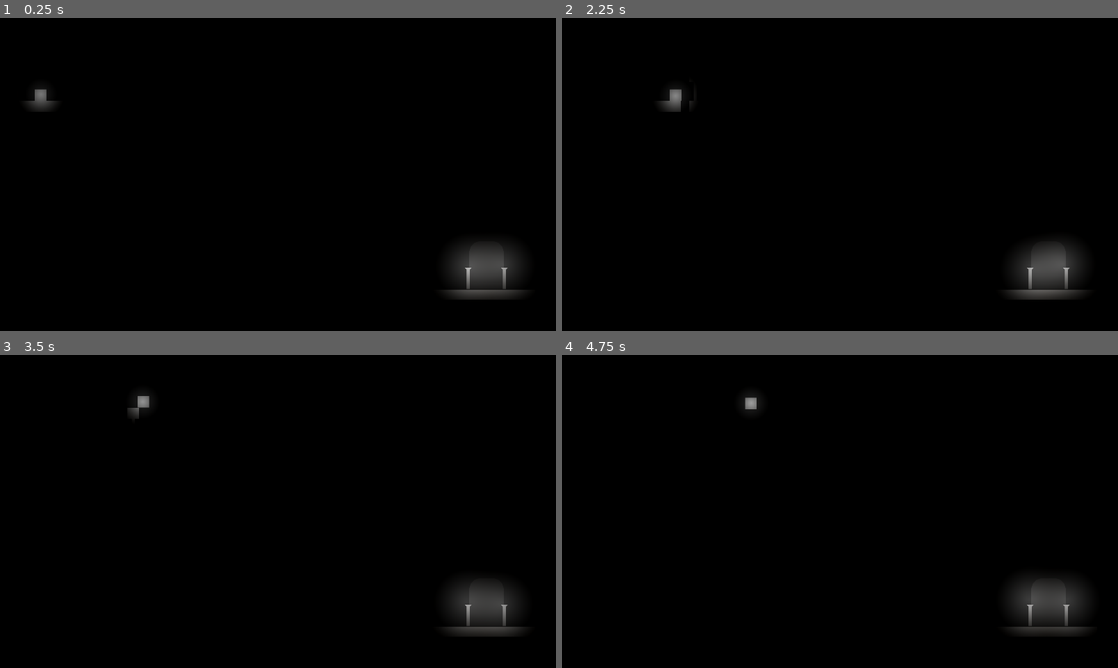
Above: before the commit, frames 1-4 (two rows, left to right).
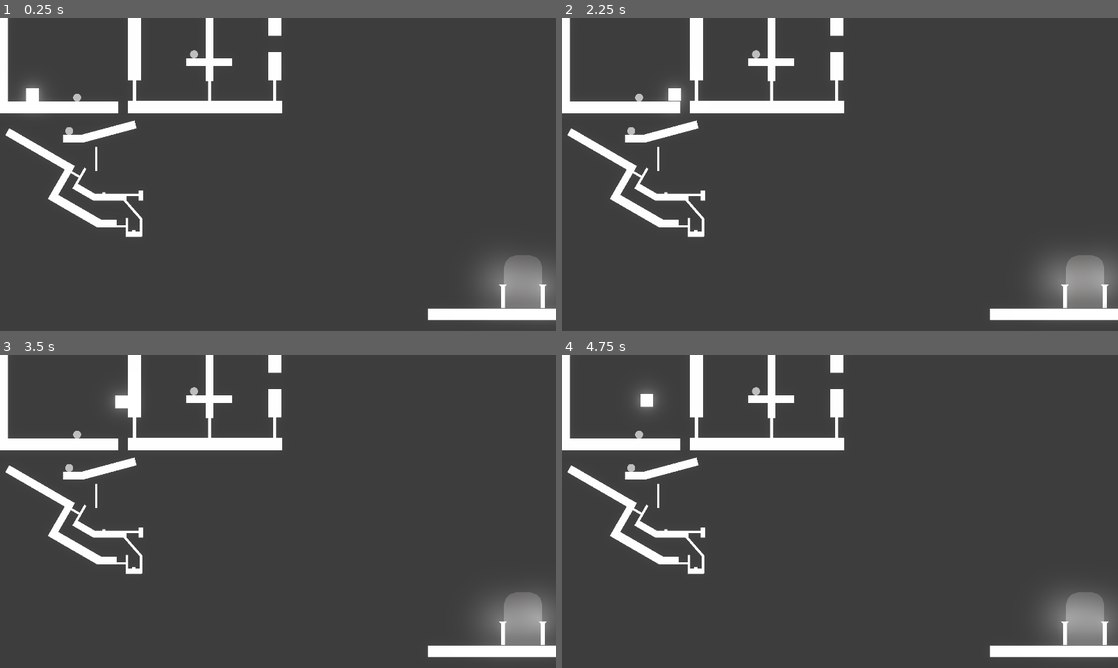
Above: after the commit, the same moments.

Repository: tiaoye123/shadow
Game: Godot game, scene res://scenes/关卡白盒.tscn
Two runs of this game, one before a commit and one after it. Both use one fixed random seed, a clock stepped at 60 frames per second and the inputs below. The project has no main scene, so this scene is started directly.
Inputs (mouse positions are in pixels of both pictures, inside the frame that each line leads up to):
- Up to frame 1 (0.25 s): no input
- Up to frame 2 (2.25 s): tap Enter at 0.5 s; move the mouse to (962, 158) at 0.52 s; hold D (right) 0.53-2.03 s; right-click (962, 158) at 0.6 s; tap W (jump) at 0.77, 1.52 s; move the mouse to (728, 190) at 1.27 s; right-click (728, 190) at 1.35 s; tap Space at 2 s; move the mouse to (895, 105) at 2.02 s; hold A (left) from 2.03 s (still down); tap F (pick) at 2.1 s
- Up to frame 3 (3.5 s): right-click (333, 442) at 2.3 s; tap Enter at 2.75 s; move the mouse to (250, 574) at 2.77 s; release A (left) at 2.78 s; hold D (right) from 2.78 s (still down); click (250, 574) at 2.85 s; tap W (jump) at 3.02 s; right-click (250, 574) at 3.05 s
- Up to frame 4 (4.75 s): move the mouse to (1006, 558) at 3.52 s; right-click (1006, 558) at 3.6 s; tap W (jump) at 3.77, 4.52 s; move the mouse to (673, 464) at 4.27 s; release D (right) at 4.28 s; hold A (left) from 4.28 s (still down); right-click (673, 464) at 4.35 s

The runs differ from the first frame. In frame 1, 99% of the frame differs, in the area x 0-100%, y 0-100%; in frame 2, 99%; in frame 3, 99%; in frame 4, 99%.

Commit message:
接着完成了部分关卡

Diff:
--- a/scenes/stone.tscn
+++ b/scenes/stone.tscn
@@ -3,7 +3,7 @@
 [ext_resource type="Script" uid="uid://6v6dcsqw1cns" path="res://script/stone.gd" id="1_hmdus"]
 
 [sub_resource type="PhysicsMaterial" id="PhysicsMaterial_hmdus"]
-friction = 0.03
+friction = 0.01
 bounce = 0.2
 
 [sub_resource type="CircleShape2D" id="CircleShape2D_t2l8l"]
--- a/scenes/关卡白盒.tscn
+++ b/scenes/关卡白盒.tscn
@@ -4,8 +4,8 @@
 [ext_resource type="PackedScene" uid="uid://du1prpvc213ui" path="res://scenes/ground.tscn" id="2_dknf8"]
 [ext_resource type="PackedScene" uid="uid://ba7wmhgirsrr6" path="res://scenes/火光.tscn" id="3_epj6p"]
 [ext_resource type="PackedScene" uid="uid://ba3mhywajgb0d" path="res://scenes/stone.tscn" id="4_kovhf"]
-[ext_resource type="Script" uid="uid://cbd8bvckhjvph" path="res://script/旋转门.gd" id="5_q4q4l"]
-[ext_resource type="Script" uid="uid://b2vu1lcnfm3kc" path="res://script/按钮.gd" id="6_1wdii"]
+[ext_resource type="PackedScene" uid="uid://dha4o41syfcyg" path="res://scenes/旋转门.tscn" id="5_2txsg"]
+[ext_resource type="PackedScene" uid="uid://opbnir8febq4" path="res://scenes/按钮.tscn" id="6_1wdii"]
 
 [sub_resource type="Environment" id="Environment_wvhbo"]
 background_mode = 3
@@ -13,24 +13,25 @@
 glow_hdr_threshold = 0.7
 glow_hdr_scale = 1.0
 
-[sub_resource type="RectangleShape2D" id="RectangleShape2D_ifow5"]
-size = Vector2(2, 14)
-
-[sub_resource type="RectangleShape2D" id="RectangleShape2D_wvhbo"]
-size = Vector2(2, 1.625)
-
 [node name="关卡白盒" type="Node" unique_id=1724823283]
 
 [node name="WorldEnvironment" type="WorldEnvironment" parent="." unique_id=2082601752]
 environment = SubResource("Environment_wvhbo")
 
+[node name="示例用light" parent="." unique_id=1698239647 node_paths=PackedStringArray("follow_one") instance=ExtResource("3_epj6p")]
+visible = false
+position = Vector2(96.72554, 58.47982)
+texture_scale = 0.55
+follow_one = NodePath("../可交互物品/石头/stone")
+
 [node name="背景" type="Polygon2D" parent="." unique_id=1196559667]
-position = Vector2(-4, 2)
+position = Vector2(26.542984, 18.27208)
 color = Color(0.24477637, 0.2447764, 0.24477637, 1)
 polygon = PackedVector2Array(-33, -16, 446, -13, 423, 262, -64, 258, -196.73035, -5.0677643)
 uv = PackedVector2Array(-33, -16, 446, -13, 423, 262, -64, 258, -196.73035, -5.0677643)
 
 [node name="黑暗滤镜" type="CanvasModulate" parent="." unique_id=301520359]
+visible = false
 color = Color(0.0056611504, 0.0056611514, 0.00566115, 1)
 
 [node name="平台组" type="Node" parent="." unique_id=1942281477]
@@ -41,15 +42,37 @@
 polygon = PackedVector2Array(-38, -8, -38, 8, 2.0483246, 8, 43, 8, 43, -8)
 
 [node name="ground3" parent="平台组" unique_id=981728504 instance=ExtResource("2_dknf8")]
-position = Vector2(122.68966, 60.74062)
-rotation = 1.5707964
-scale = Vector2(0.093929574, 4.3489966)
-polygon = PackedVector2Array(-38, -8, -38, 8, 43, 8, 43.000015, -0.044906616, 43, -8)
+position = Vector2(136.33783, 60.74062)
+rotation = 1.5707964
+scale = Vector2(0.093929574, 6.0550184)
+polygon = PackedVector2Array(-38, -8, -38, 8, 43, 8, 43.000015, -0.044906616, 43, -8)
+
+[node name="ground11" parent="平台组" unique_id=1647528695 instance=ExtResource("2_dknf8")]
+position = Vector2(138.84738, 32.7937)
+rotation = 1.5707964
+scale = Vector2(-0.057645828, 1.8004142)
+
+[node name="ground25" parent="平台组" unique_id=126197930 instance=ExtResource("2_dknf8")]
+position = Vector2(139.24765, 19.673943)
+scale = Vector2(-0.057645828, 3.1093488)
+polygon = PackedVector2Array(-38, -8, -38, 2.8115568, -38, 8, 43, 8, 43, -8)
 
 [node name="ground6" parent="平台组" unique_id=25226375 instance=ExtResource("2_dknf8")]
-position = Vector2(92.00001, 40)
-rotation = 1.5707964
-scale = Vector2(0.093929574, 0.51279026)
+position = Vector2(92.00001, 15.269829)
+rotation = 1.5707964
+scale = Vector2(0.6690497, 0.51279026)
+polygon = PackedVector2Array(-38, -8, -38, 8, 43, 8, 43.000015, -0.044906616, 43, -8)
+
+[node name="ground9" parent="平台组" unique_id=560300386 instance=ExtResource("2_dknf8")]
+position = Vector2(180, 34.626343)
+rotation = 1.5707964
+scale = Vector2(0.2188983, 0.51279026)
+polygon = PackedVector2Array(-38, -8, -38, 8, 43, 8, 43.000015, -0.044906616, 43, -8)
+
+[node name="ground24" parent="平台组" unique_id=174236955 instance=ExtResource("2_dknf8")]
+position = Vector2(180, 0.71309376)
+rotation = 1.5707964
+scale = Vector2(0.35818282, 0.51279026)
 polygon = PackedVector2Array(-38, -8, -38, 8, 43, 8, 43.000015, -0.044906616, 43, -8)
 
 [node name="ground5" parent="平台组" unique_id=1007552391 instance=ExtResource("2_dknf8")]
@@ -74,10 +97,55 @@
 scale = Vector2(0.5868403, 0.31477106)
 polygon = PackedVector2Array(-38, -8, -38.00003, 0.3765869, -38, 8, 43, 8, 43, -8)
 
+[node name="ground18" parent="平台组" unique_id=5681803 instance=ExtResource("2_dknf8")]
+position = Vector2(74.99999, 134)
+rotation = 3.1415927
+scale = Vector2(0.153, 0.3)
+
+[node name="ground20" parent="平台组" unique_id=557072599 instance=ExtResource("2_dknf8")]
+position = Vector2(83.99999, 135.74371)
+rotation = 3.1415927
+scale = Vector2(0.08410144, 0.08203585)
+
+[node name="ground21" parent="平台组" unique_id=287026124 instance=ExtResource("2_dknf8")]
+position = Vector2(87.14719, 135.23067)
+rotation = 1.5707964
+scale = Vector2(0.122624926, 0.099869885)
+
+[node name="ground23" parent="平台组" unique_id=90415139 instance=ExtResource("2_dknf8")]
+position = Vector2(91.21213, 140.59036)
+scale = Vector2(0.12803407, 0.20367324)
+
+[node name="ground19" parent="平台组" unique_id=1948448892 instance=ExtResource("2_dknf8")]
+position = Vector2(55.43442, 125.662125)
+rotation = 3.6651917
+scale = Vector2(0.44094992, 0.34255055)
+polygon = PackedVector2Array(-38, -8, -38, -0.5868511, -38, 8, 43, 8, 43, -8)
+
+[node name="ground17" parent="平台组" unique_id=124636184 instance=ExtResource("2_dknf8")]
+position = Vector2(46.607925, 107.35098)
+rotation = 2.0943952
+scale = Vector2(0.32007462, 0.27661797)
+
 [node name="ground13" parent="平台组" unique_id=957012634 instance=ExtResource("2_dknf8")]
-position = Vector2(71.83, 117.455)
-rotation = 3.1415927
-scale = Vector2(0.13250567, 0.2656265)
+position = Vector2(77.31417, 117.455)
+rotation = 3.1415927
+scale = Vector2(0.26004437, 0.2656265)
+
+[node name="ground15" parent="平台组" unique_id=103991651 instance=ExtResource("2_dknf8")]
+position = Vector2(96.14316, 116.38388)
+rotation = 3.1415927
+scale = Vector2(0.03774621, 0.3995171)
+
+[node name="ground16" parent="平台组" unique_id=1962990692 instance=ExtResource("2_dknf8")]
+position = Vector2(89.613396, 123.58201)
+rotation = 2.4213638
+scale = Vector2(0.019229779, 1.2698723)
+
+[node name="ground22" parent="平台组" unique_id=498488018 instance=ExtResource("2_dknf8")]
+position = Vector2(96.074036, 136.37622)
+rotation = 3.1431706
+scale = Vector2(0.019229779, 0.719372)
 
 [node name="ground14" parent="平台组" unique_id=1184356446 instance=ExtResource("2_dknf8")]
 position = Vector2(61.04105, 114.1784)
@@ -86,9 +154,9 @@
 polygon = PackedVector2Array(-38, -8, -38, 8, 43, 8, 43, -8, 37.191376, -8)
 
 [node name="ground10" parent="平台组" unique_id=911280292 instance=ExtResource("2_dknf8")]
-position = Vector2(57.747086, 105.70379)
+position = Vector2(57.676918, 105.42763)
 rotation = 2.0943952
-scale = Vector2(0.18170346, 0.089107275)
+scale = Vector2(0.18644942, 0.09645368)
 
 [node name="ground12" parent="平台组" unique_id=1135509178 instance=ExtResource("2_dknf8")]
 position = Vector2(68, 92.99999)
@@ -163,66 +231,58 @@
 
 [node name="火光_stone2" parent="可交互物品/石头" unique_id=1085206323 node_paths=PackedStringArray("follow_one") instance=ExtResource("3_epj6p")]
 visible = false
+position = Vector2(231, 99)
 texture_scale = 0.55
 follow_one = NodePath("../stone2")
 
+[node name="stone3" parent="可交互物品/石头" unique_id=254239313 node_paths=PackedStringArray("light") instance=ExtResource("4_kovhf")]
+position = Vector2(129.40938, 26.810883)
+light = NodePath("../火光_stone3")
+
+[node name="火光_stone3" parent="可交互物品/石头" unique_id=1475713280 node_paths=PackedStringArray("follow_one") instance=ExtResource("3_epj6p")]
+visible = false
+texture_scale = 0.55
+follow_one = NodePath("../stone3")
+
 [node name="机关" type="Node" parent="." unique_id=1783499836]
 
-[node name="旋转门-按钮组" type="Node" parent="机关" unique_id=176263510]
-
-[node name="旋转门" type="Node2D" parent="机关/旋转门-按钮组" unique_id=1200813896 node_paths=PackedStringArray("button")]
+[node name="旋转门-按钮组01" type="Node" parent="机关" unique_id=176263510]
+
+[node name="旋转门" parent="机关/旋转门-按钮组01" unique_id=179682687 node_paths=PackedStringArray("button") instance=ExtResource("5_2txsg")]
+self_modulate = Color(1.8247963, 1.8247963, 1.8247963, 1)
 position = Vector2(92, 43)
-script = ExtResource("5_q4q4l")
-button = NodePath("../按钮")
-
-[node name="Polygon2D" type="Polygon2D" parent="机关/旋转门-按钮组/旋转门" unique_id=1296143043]
-position = Vector2(-1, 0)
-polygon = PackedVector2Array(0, 0, 0, 14, 2, 14, 2, 0)
-
-[node name="StaticBody2D" type="StaticBody2D" parent="机关/旋转门-按钮组/旋转门" unique_id=2111532298]
-position = Vector2(2, 0)
-collision_layer = 3
-collision_mask = 3
-
-[node name="CollisionShape2D" type="CollisionShape2D" parent="机关/旋转门-按钮组/旋转门/StaticBody2D" unique_id=744212202]
-position = Vector2(-2, 7)
-shape = SubResource("RectangleShape2D_ifow5")
-
-[node name="旋转门2" type="Node2D" parent="机关/旋转门-按钮组" unique_id=1061936269 node_paths=PackedStringArray("button")]
+button = NodePath("../按钮")
+
+[node name="旋转门2" parent="机关/旋转门-按钮组01" unique_id=1526885867 node_paths=PackedStringArray("button") instance=ExtResource("5_2txsg")]
 position = Vector2(57.999996, 104.99999)
 rotation = -4.1887903
 scale = Vector2(0.73162854, 0.62764984)
-script = ExtResource("5_q4q4l")
-button = NodePath("../按钮")
-
-[node name="Polygon2D" type="Polygon2D" parent="机关/旋转门-按钮组/旋转门2" unique_id=1451724487]
-position = Vector2(-1, 0)
-polygon = PackedVector2Array(0, 0, 0, 14, 2, 14, 2, 0)
-
-[node name="StaticBody2D" type="StaticBody2D" parent="机关/旋转门-按钮组/旋转门2" unique_id=132468718]
-position = Vector2(2, 0)
-collision_layer = 3
-collision_mask = 3
-
-[node name="CollisionShape2D" type="CollisionShape2D" parent="机关/旋转门-按钮组/旋转门2/StaticBody2D" unique_id=238512677]
-position = Vector2(-2, 7)
-scale = Vector2(0.99999994, 1.0000002)
-shape = SubResource("RectangleShape2D_ifow5")
-
-[node name="按钮" type="Node2D" parent="机关/旋转门-按钮组" unique_id=1263806372]
+button = NodePath("../按钮")
+
+[node name="按钮" parent="机关/旋转门-按钮组01" unique_id=1019359368 instance=ExtResource("6_1wdii")]
 position = Vector2(72.785, 115.375)
-script = ExtResource("6_1wdii")
-
-[node name="Polygon2D" type="Polygon2D" parent="机关/旋转门-按钮组/按钮" unique_id=1443641331]
-scale = Vector2(1, 0.5)
-polygon = PackedVector2Array(-1, 0, -1, -2, 1, -2, 1, 0)
-
-[node name="Area2D" type="Area2D" parent="机关/旋转门-按钮组/按钮" unique_id=248937453]
-collision_layer = 3
-collision_mask = 3
-
-[node name="CollisionShape2D" type="CollisionShape2D" parent="机关/旋转门-按钮组/按钮/Area2D" unique_id=370342958]
-position = Vector2(0, -0.1875)
-shape = SubResource("RectangleShape2D_wvhbo")
-
-[connection signal="body_entered" from="机关/旋转门-按钮组/按钮/Area2D" to="机关/旋转门-按钮组/按钮" method="_on_area_2d_body_entered"]
+
+[node name="旋转门-按钮组02" type="Node" parent="机关" unique_id=1055845633]
+
+[node name="旋转门" parent="机关/旋转门-按钮组02" unique_id=2094917414 node_paths=PackedStringArray("button") instance=ExtResource("5_2txsg")]
+position = Vector2(94.789246, 116.06832)
+rotation = 1.5707964
+scale = Vector2(0.75, 0.542)
+angel = -180.0
+button = NodePath("../按钮")
+
+[node name="旋转门2" parent="机关/旋转门-按钮组02" unique_id=1810698005 node_paths=PackedStringArray("button") instance=ExtResource("5_2txsg")]
+position = Vector2(139.17694, 43.105927)
+button = NodePath("../按钮")
+
+[node name="按钮" parent="机关/旋转门-按钮组02" unique_id=1896414764 instance=ExtResource("6_1wdii")]
+position = Vector2(91.511826, 138.96693)
+
+[node name="旋转门-按钮组03" type="Node" parent="机关" unique_id=338082745]
+
+[node name="旋转门" parent="机关/旋转门-按钮组03" unique_id=167483346 instance=ExtResource("5_2txsg")]
+position = Vector2(180.06175, 43.105927)
+
+[node name="Camera2D" type="Camera2D" parent="." unique_id=1289982537]
+position = Vector2(182.12247, 103.2259)
+zoom = Vector2(1.1, 1.1)
--- /dev/null
+++ b/scenes/按钮.tscn
@@ -0,0 +1,23 @@
+[gd_scene format=3 uid="uid://opbnir8febq4"]
+
+[ext_resource type="Script" uid="uid://b2vu1lcnfm3kc" path="res://script/按钮.gd" id="1_clkd5"]
+
+[sub_resource type="RectangleShape2D" id="RectangleShape2D_wvhbo"]
+size = Vector2(2, 1.625)
+
+[node name="按钮" type="Node2D" unique_id=1019359368]
+script = ExtResource("1_clkd5")
+
+[node name="Polygon2D" type="Polygon2D" parent="." unique_id=80043076]
+scale = Vector2(1, 0.5)
+polygon = PackedVector2Array(-1, 0, -1, -2, 1, -2, 1, 0)
+
+[node name="Area2D" type="Area2D" parent="." unique_id=782425137]
+collision_layer = 3
+collision_mask = 3
+
+[node name="CollisionShape2D" type="CollisionShape2D" parent="Area2D" unique_id=1452369627]
+position = Vector2(0, -0.1875)
+shape = SubResource("RectangleShape2D_wvhbo")
+
+[connection signal="body_entered" from="Area2D" to="." method="_on_area_2d_body_entered"]
--- /dev/null
+++ b/scenes/旋转门.tscn
@@ -0,0 +1,36 @@
+[gd_scene format=3 uid="uid://dha4o41syfcyg"]
+
+[ext_resource type="Script" uid="uid://cbd8bvckhjvph" path="res://script/旋转门.gd" id="1_uuw8n"]
+
+[sub_resource type="RectangleShape2D" id="RectangleShape2D_ifow5"]
+size = Vector2(2, 14)
+
+[sub_resource type="Gradient" id="Gradient_uuw8n"]
+offsets = PackedFloat32Array(0, 0.5676856, 1)
+colors = PackedColorArray(1, 1, 1, 0, 1, 1, 1, 0.12900001, 1, 1, 1, 0)
+
+[sub_resource type="GradientTexture2D" id="GradientTexture2D_ifow5"]
+gradient = SubResource("Gradient_uuw8n")
+
+[node name="旋转门" type="Node2D" unique_id=179682687]
+script = ExtResource("1_uuw8n")
+
+[node name="Polygon2D" type="Polygon2D" parent="." unique_id=376217681]
+position = Vector2(-1, 0)
+polygon = PackedVector2Array(0, 0, 0, 14, 2, 14, 2, 0)
+
+[node name="StaticBody2D" type="StaticBody2D" parent="." unique_id=807648354]
+position = Vector2(2, 0)
+collision_layer = 3
+collision_mask = 3
+
+[node name="CollisionShape2D" type="CollisionShape2D" parent="StaticBody2D" unique_id=92695056]
+position = Vector2(-2, 7)
+shape = SubResource("RectangleShape2D_ifow5")
+
+[node name="PointLight2D" type="PointLight2D" parent="." unique_id=1994311170]
+position = Vector2(0, 8)
+scale = Vector2(0.15625, 0.18750001)
+color = Color(1.353256, 1.353256, 1.353256, 1)
+energy = 0.2
+texture = SubResource("GradientTexture2D_ifow5")
--- a/script/旋转门.gd
+++ b/script/旋转门.gd
@@ -1,6 +1,6 @@
 extends Node2D
 
-
+@export var angel : float = -90
 @export var button : Node2D
 
 
@@ -13,4 +13,4 @@
 
 func open() -> void:
 	var roat_tween = get_tree().create_tween()
-	roat_tween.tween_property(self , "rotation" , rotation + deg_to_rad(-90) , 0.7)
+	roat_tween.tween_property(self , "rotation" , rotation + deg_to_rad(angel) , 0.4)
